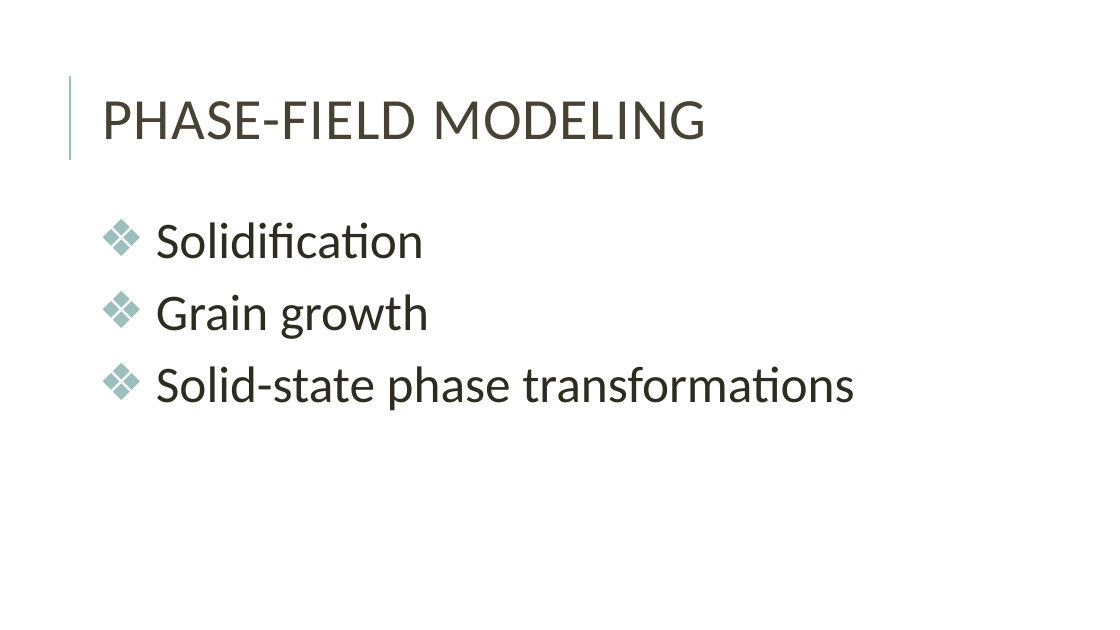
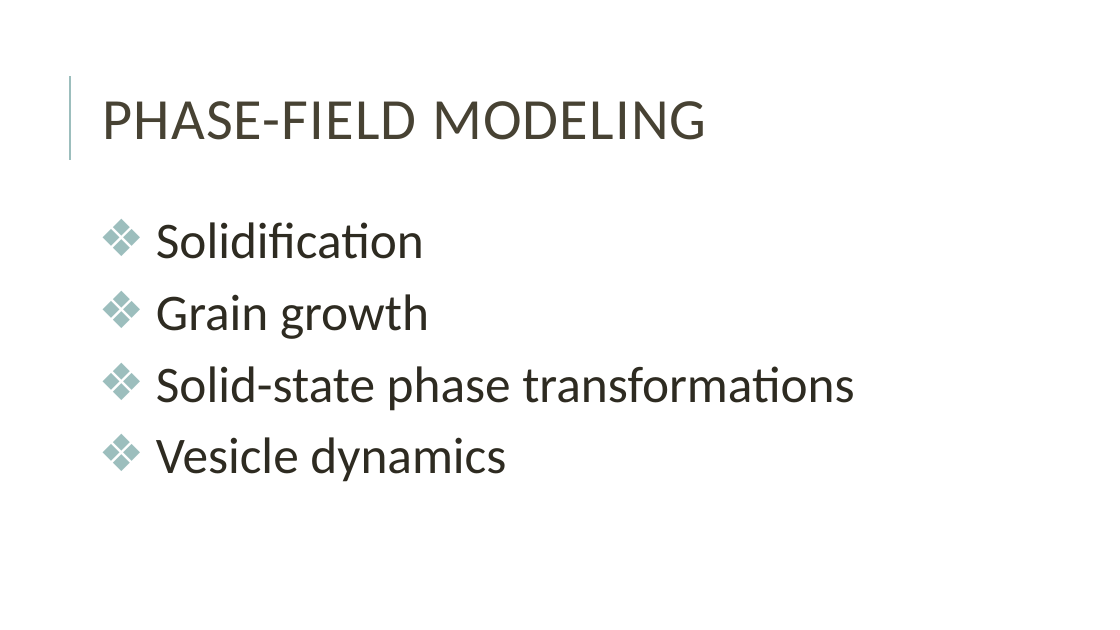
Before and after one commit to mblai35/Phase-FieldModelingFEM, a slide deck: slide 2 of PFMFEM.pptx. Drawn at 1120x630 pixels with LibreOffice and Linux fonts; fonts in the diff are those of the drawing. Boxes give left, top, right and bottom in pixels: in the first picture for what was removed or moved away, otherwise in the second. Text is boxed around its words. In the diff, an @@ line names an element or a change of style, - is before the commit and + after.

```diff
--- a/PFMFEM.pptx
+++ b/PFMFEM.pptx
@@ text at box(156, 437, 506, 482): paragraph added @@
+❖ Vesicle dynamics
```
Also in this commit, not shown: 3 other slides changed, 8 slides added, 2 other files.
